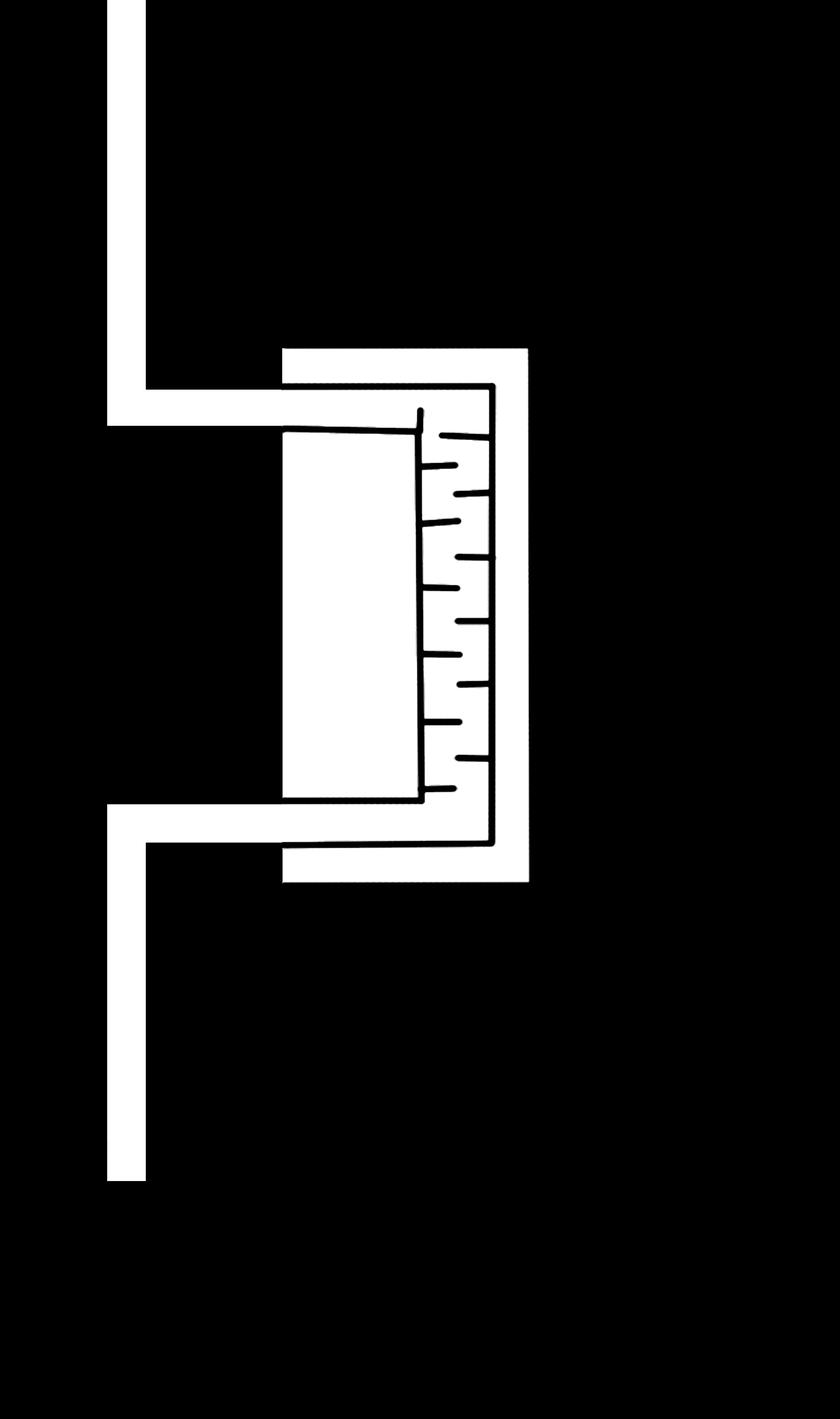
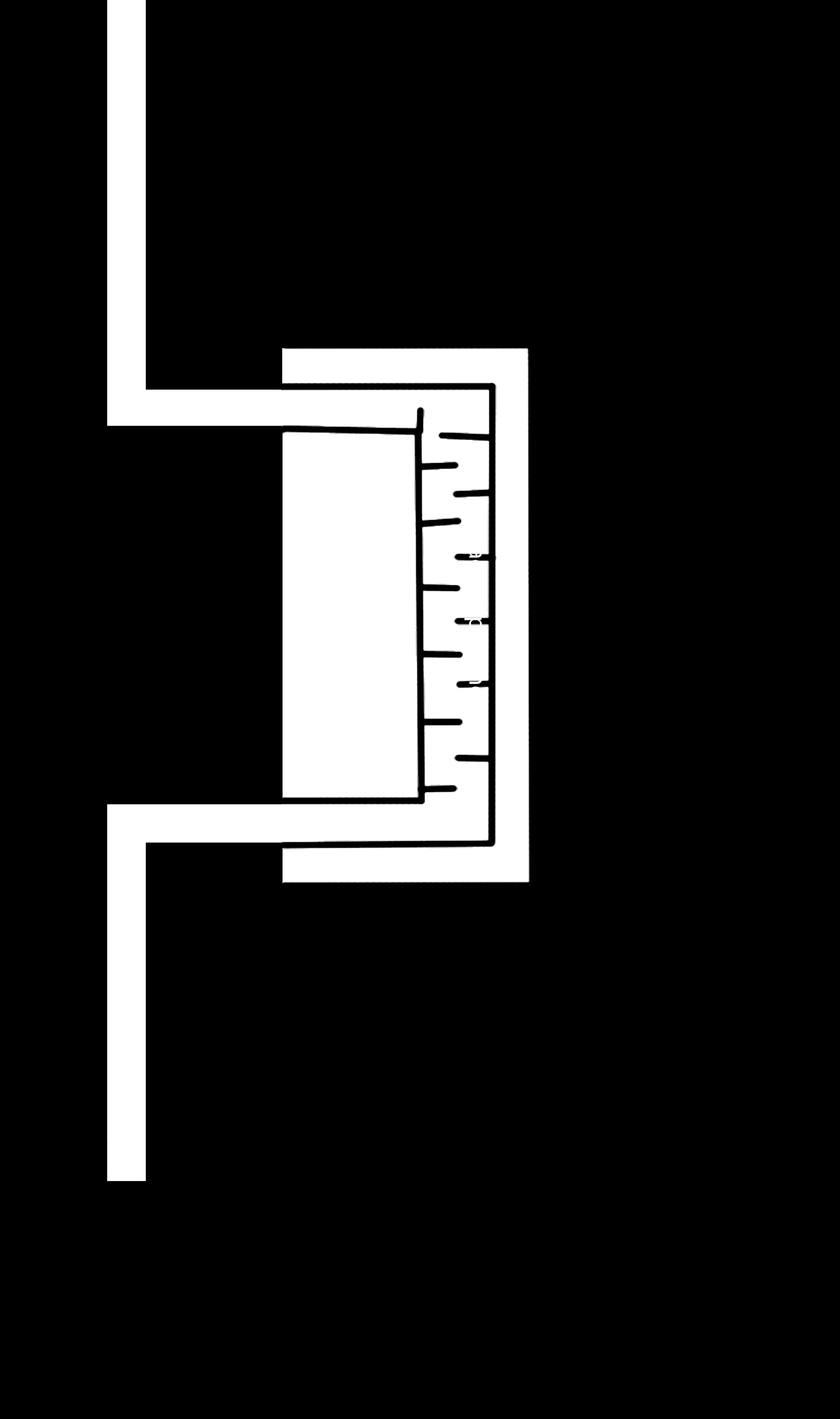
Comparing the layer stacks of the two 840×1419 images. Changes:
added layer "or accomplishing" above "Is Pleasure about finishing?" over [464, 553, 482, 689]
